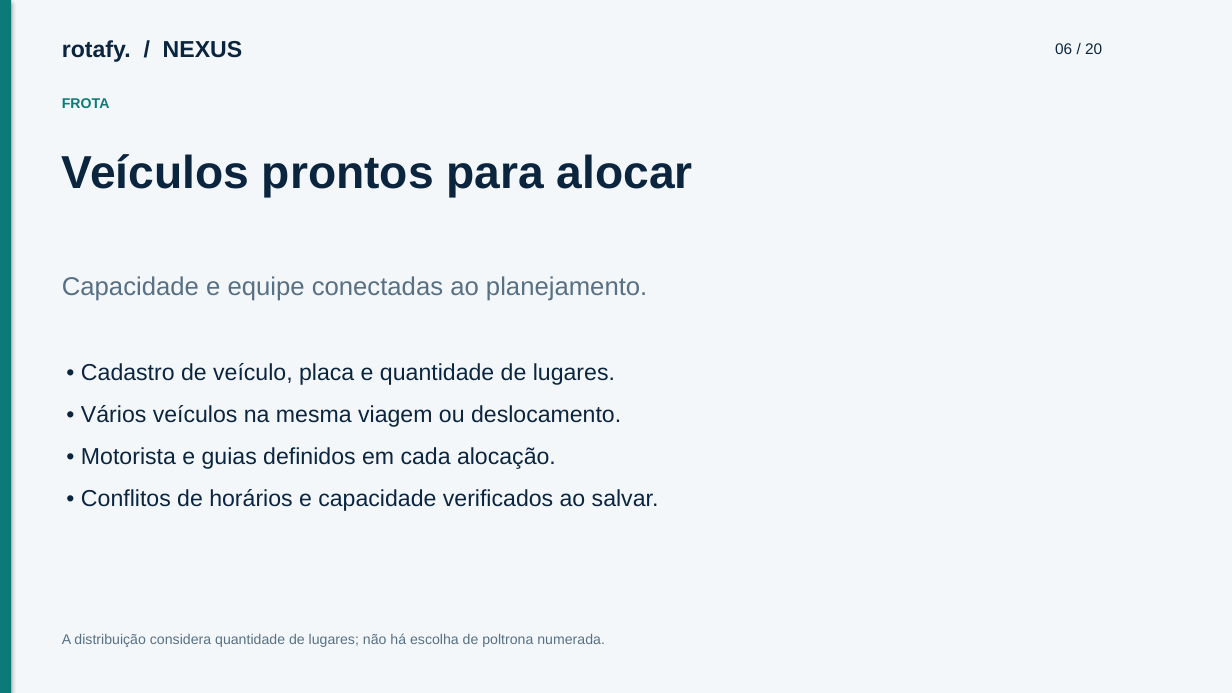
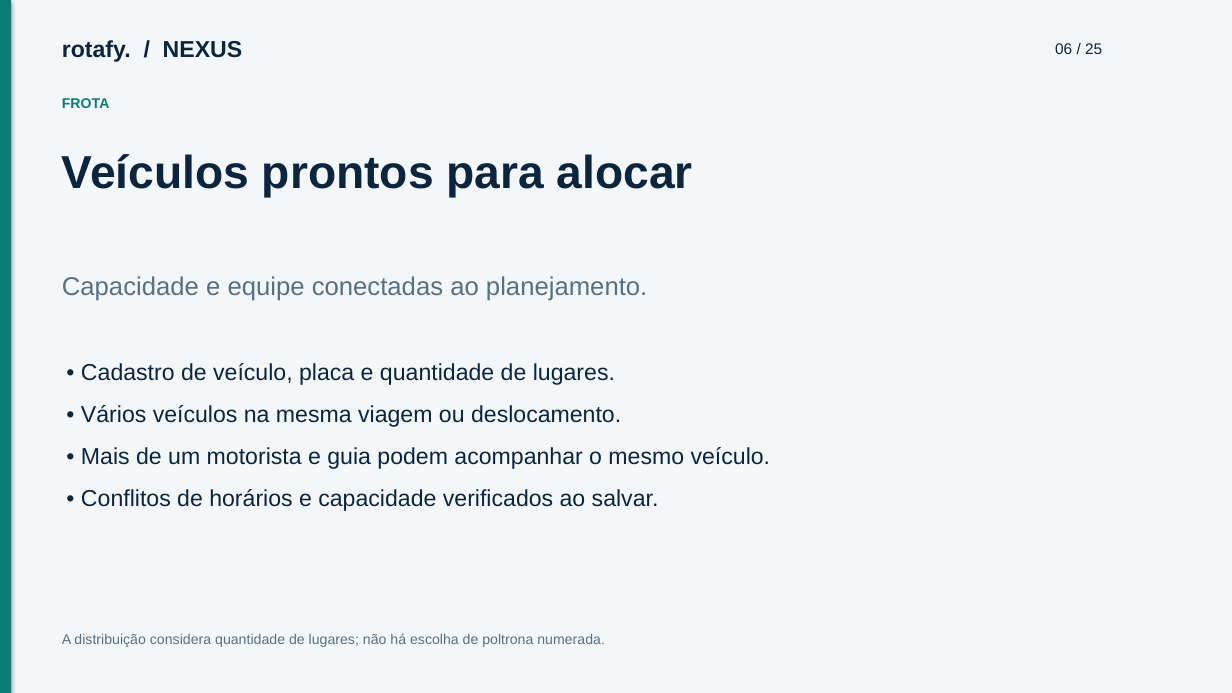
Before and after one commit to cfartes/rotafy, a slide deck: slide 6 of frontend/public/documentacao/apresentacao.pptx. Drawn at 1232x693 pixels with LibreOffice and Linux fonts; fonts in the diff are those of the drawing. Boxes give left, top, right and bottom in pixels: in the first picture for what was removed or moved away, otherwise in the second. Text is boxed around its words. In the diff, an @@ line names an element or a change of style, - is before the commit and + after.

```diff
--- a/frontend/public/documentacao/apresentacao.pptx
+++ b/frontend/public/documentacao/apresentacao.pptx
@@ text at [1055, 43, 1102, 54]: text changed @@
-06 / 20
+06 / 25
@@ text at [81, 447, 771, 469]: text changed @@
-• Motorista e guias definidos em cada alocação.
+• Mais de um motorista e guia podem acompanhar o mesmo veículo.
```
Also in this commit, not shown: 19 other slides changed, 5 slides added, 21 other files.
